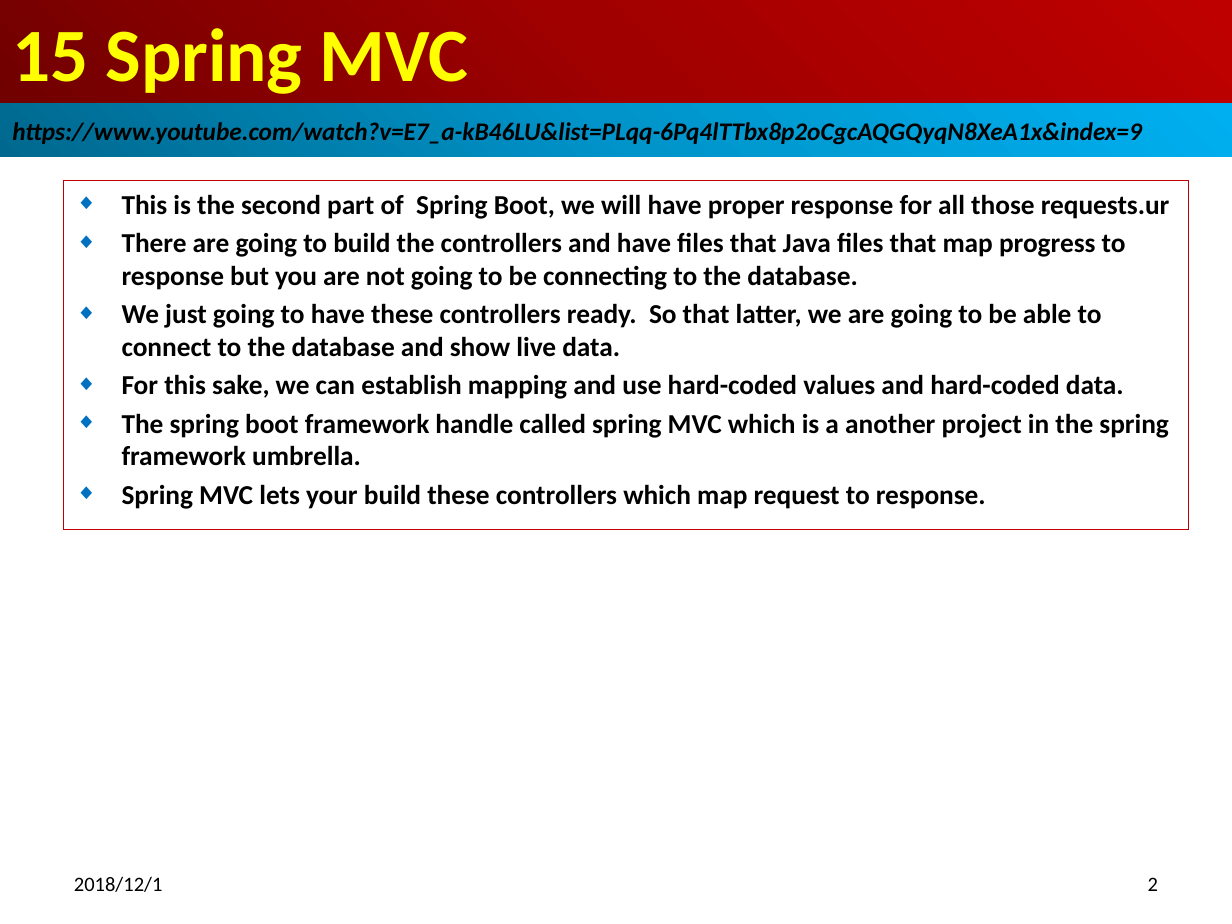
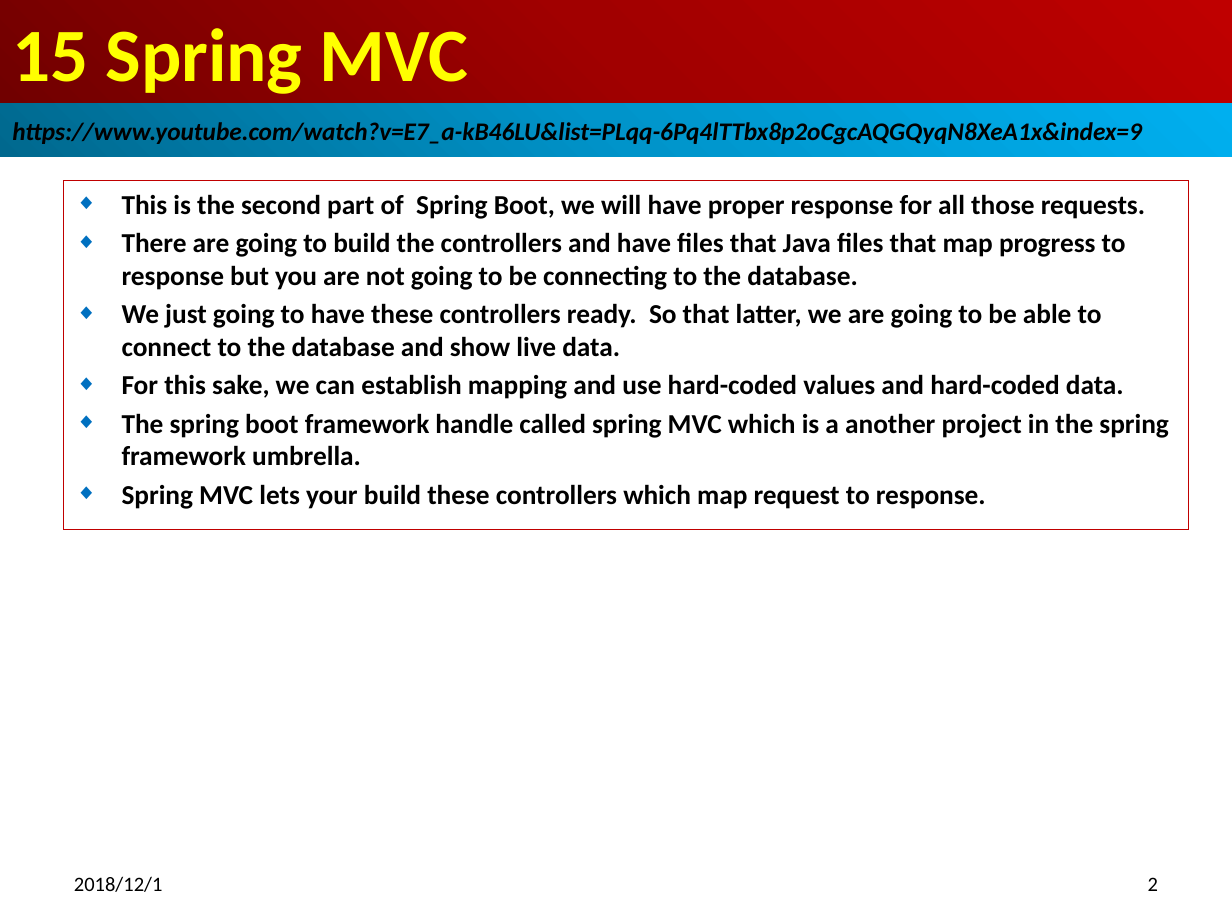
Before and after one commit to peterhchen/100-spring-boot, a slide deck: slide 2 of 15_Ch15_SpringMVC.pptx. Drawn at 1232x924 pixels with LibreOffice and Linux fonts; fonts in the diff are those of the drawing. Boxes give left, top, right and bottom in pixels: in the first picture for what was removed or moved away, otherwise in the second. Text is boxed around its words. In the diff, an @@ line names an element or a change of style, - is before the commit and + after.

```diff
--- a/15_Ch15_SpringMVC.pptx
+++ b/15_Ch15_SpringMVC.pptx
@@ subtitle at box(122, 194, 1145, 219): text changed @@
-◆ This is the second part of Spring Boot, we will have proper response for all those requests.ur
+◆ This is the second part of Spring Boot, we will have proper response for all those requests.
```
Also in this commit, not shown: 1 other file.
